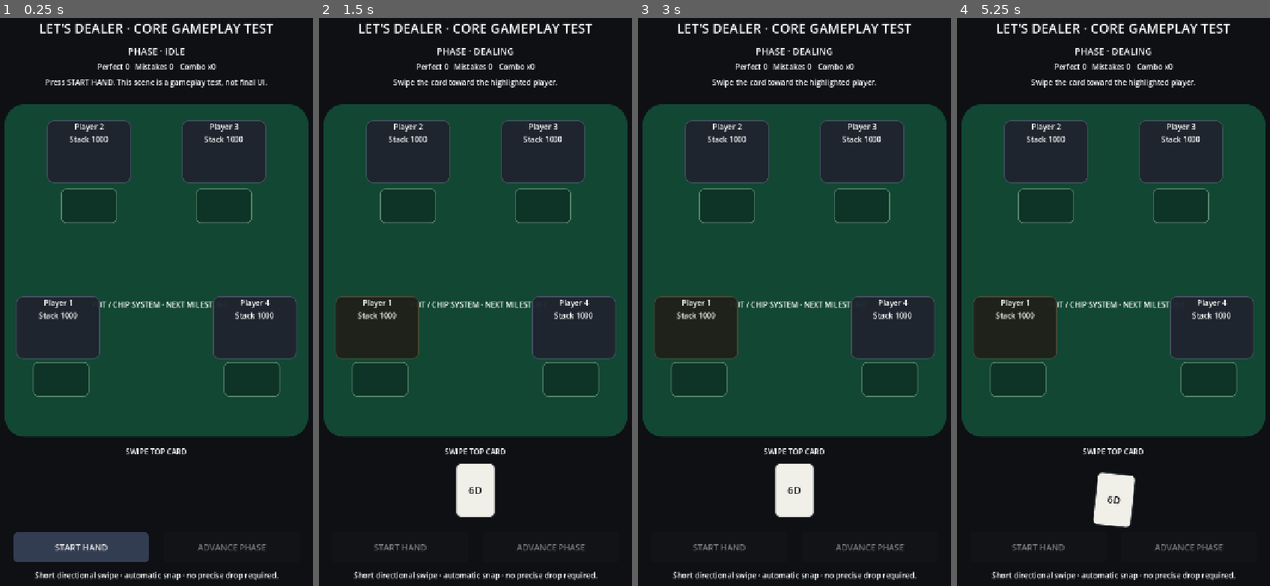
Above: before the commit, frames 1-4 (left to right).
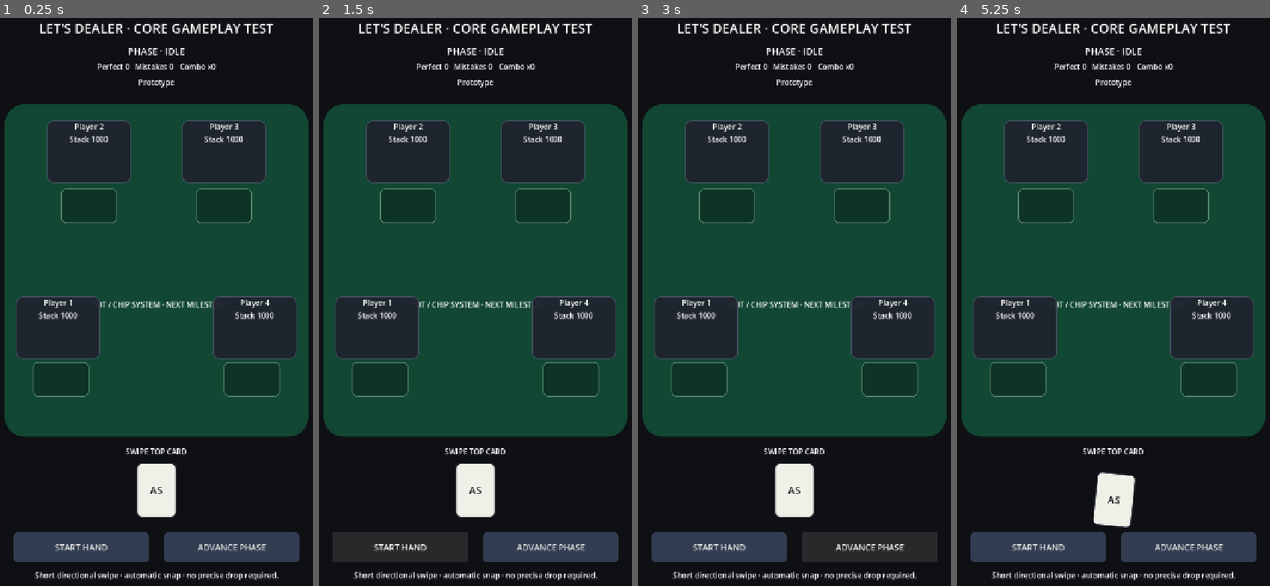
Above: after the commit, the same moments.

Repository: Queenrain9/lets-dealer
Game: Godot game, scene res://scenes/table_test.tscn
Same seed, same stepped clock (60 frames per second), same inputs: the game is played once before the commit and once after it.
Inputs (mouse positions are in pixels of both pictures, inside the frame that each line leads up to):
- Up to frame 1 (0.25 s): no input
- Up to frame 2 (1.5 s): click (550, 546) at 0.5 s, where only the run after the commit has a clickable "ADVANCE PHASE"; click "START HAND" at 1.25 s
- Up to frame 3 (3 s): click (719, 546) at 2 s, where only the run after the commit has a clickable "START HAND"; click (869, 546) at 2.75 s, where only the run after the commit has a clickable "ADVANCE PHASE"
- Up to frame 4 (5.25 s): click (1038, 546) at 3.5 s, where only the run after the commit has a clickable "START HAND"; click (1188, 546) at 4.25 s, where only the run after the commit has a clickable "ADVANCE PHASE"; tap Enter at 5 s; drag from (1113, 489) to (1147, 171) at 5.02 s

The runs differ from the first frame. In frame 1, 4.0% of the frame differs, in the area x 14-96%, y 10-96%; in frame 2, 3.3%; in frame 3, 3.3%; in frame 4, 5.4%, in the area x 4-96%, y 5-96%.
Error after the commit: Invalid access to property or key 'sweep_released' on a base object of type 'null instance'. (res://scripts/gameplay/table_test.gd:69)

Commit message:
feat: add chip sweep and live pot interaction

Diff:
--- a/scripts/gameplay/table_test.gd
+++ b/scripts/gameplay/table_test.gd
@@ -1,12 +1,15 @@
 extends Control
 
-const MIN_SWIPE_DISTANCE: float = 42.0
-const MIN_DIRECTION_SCORE: float = 0.35
+const MIN_CARD_SWIPE_DISTANCE: float = 42.0
+const MIN_CARD_DIRECTION_SCORE: float = 0.35
+const MIN_CHIP_SWEEP_DISTANCE: float = 34.0
+const MIN_CHIP_DIRECTION_SCORE: float = 0.25
 
 @onready var phase_label: Label = $PhaseLabel
 @onready var stats_label: Label = $StatsLabel
 @onready var hint_label: Label = $HintLabel
 @onready var board_row: HBoxContainer = $TableSurface/BoardRow
+@onready var pot_label: Label = $TableSurface/PotLabel
 @onready var card_drag: DraggableCard = $CardDrag
 @onready var start_hand_button: Button = $StartHandButton
 @onready var advance_button: Button = $AdvanceButton
@@ -15,14 +18,20 @@
 var seat_views: Array[SeatView] = []
 var card_zone_panels: Array[Control] = []
 var card_rows: Array[HBoxContainer] = []
+var chip_stacks: Array[SwipeChipStack] = []
 
 func _ready() -> void:
 	var table_config: TableConfig = load("res://data/table_configs/prototype_table.tres") as TableConfig
-	if table_config == null:
-		push_error("Could not load prototype table configuration.")
+	var hand_config: PrototypeHandConfig = load(
+		"res://data/prototype_hands/core_hand_01.tres"
+	) as PrototypeHandConfig
+
+	if table_config == null or hand_config == null:
+		push_error("Could not load prototype gameplay configuration.")
 		return
 
 	game.configure(table_config)
+	game.configure_prototype_hand(hand_config)
 
 	seat_views = [
 		$TableSurface/Seat0,
@@ -45,12 +54,24 @@
 		$TableSurface/CardZone3/Cards,
 	]
 
+	chip_stacks = [
+		$TableSurface/ChipStack0,
+		$TableSurface/ChipStack1,
+		$TableSurface/ChipStack2,
+		$TableSurface/ChipStack3,
+	]
+
 	for seat_view in seat_views:
 		var seat: PlayerSeat = game.table.get_seat(seat_view.seat_index)
 		seat_view.configure(seat.seat_index, seat.display_name, seat.stack)
 
+	for chip_stack in chip_stacks:
+		chip_stack.sweep_released.connect(_on_chip_sweep_released)
+
 	game.phase_changed.connect(_on_phase_changed)
 	game.expected_deal_seat_changed.connect(_on_expected_deal_seat_changed)
+	game.betting_ready.connect(_on_betting_ready)
+	game.bet_collected.connect(_on_bet_collected)
 	game.mistake_recorded.connect(_on_mistake_recorded)
 	game.hand_completed.connect(_on_hand_completed)
 
@@ -59,6 +80,10 @@
 	advance_button.pressed.connect(_on_advance_pressed)
 
 	card_drag.disarm()
+	for chip_stack in chip_stacks:
+		chip_stack.disarm()
+
+	_refresh_pot()
 	_refresh_ui()
 	hint_label.text = "Press START HAND. This scene is a gameplay test, not final UI."
 
@@ -67,16 +92,23 @@
 	game.start_hand()
 	_arm_next_card()
 	hint_label.text = "Swipe the card toward the highlighted player."
+	_refresh_all_seat_views()
+	_refresh_pot()
 	_refresh_ui()
 
 func _on_advance_pressed() -> void:
-	game.advance_prototype_phase()
+	if not game.advance_prototype_phase():
+		if game.table.hand.phase == HandState.Phase.BETTING_PREFLOP:
+			hint_label.text = "Collect every betting stack into the pot first."
+		_refresh_ui()
+		return
+
 	_refresh_board()
 	_refresh_ui()
 
 	match game.table.hand.phase:
 		HandState.Phase.FLOP:
-			hint_label.text = "Flop opened. Betting/chip handling is the next milestone."
+			hint_label.text = "Flop opened. Postflop betting is still placeholder."
 		HandState.Phase.TURN:
 			hint_label.text = "Turn opened."
 		HandState.Phase.RIVER:
@@ -84,7 +116,7 @@
 		HandState.Phase.SHOWDOWN:
 			hint_label.text = "Showdown hook reached. Hand ranking is still placeholder."
 		HandState.Phase.PAYOUT:
-			hint_label.text = "Payout hook reached. Manual chip payout comes next."
+			hint_label.text = "Payout hook reached. Manual pot payout comes next."
 		HandState.Phase.COMPLETE:
 			hint_label.text = "Hand complete. Start the next hand."
 
@@ -94,12 +126,12 @@
 		return
 
 	var swipe_delta: Vector2 = end_position - start_position
-	if swipe_delta.length() < MIN_SWIPE_DISTANCE:
+	if swipe_delta.length() < MIN_CARD_SWIPE_DISTANCE:
 		card_drag.snap_home()
 		hint_label.text = "Use a short swipe toward the highlighted player."
 		return
 
-	var target_seat_index: int = _resolve_swipe_target(start_position, end_position)
+	var target_seat_index: int = _resolve_card_swipe_target(start_position, end_position)
 	if target_seat_index < 0:
 		card_drag.snap_home()
 		hint_label.text = "Swipe toward a player, then release."
@@ -115,23 +147,78 @@
 	var dealt_card_id: String = String(seat.hole_cards.back())
 	var flight_start: Vector2 = card_drag.global_position
 
-	# The deck card must be ready for the next deal immediately.
-	# A separate transient visual handles the flight animation so input is never
-	# locked behind a tween/await from the previous card.
 	card_drag.snap_home()
 	_arm_next_card()
 	_animate_dealt_card_to_zone(target_seat_index, dealt_card_id, flight_start)
 
 	if game.table.hand.phase == HandState.Phase.DEALING:
 		hint_label.text = "Good. Swipe the next card toward the highlighted player."
+
+	_refresh_ui()
+
+func _on_betting_ready() -> void:
+	_refresh_all_seat_views()
+	_refresh_pot()
+
+	for seat_index in range(chip_stacks.size()):
+		var seat: PlayerSeat = game.table.get_seat(seat_index)
+		chip_stacks[seat_index].arm(seat.current_bet)
+
+	hint_label.text = "Bets are in. Sweep each chip stack toward the center pot."
+	_refresh_ui()
+
+func _on_chip_sweep_released(
+	seat_index: int,
+	start_position: Vector2,
+	end_position: Vector2
+) -> void:
+	if game.table.hand.phase != HandState.Phase.BETTING_PREFLOP:
+		return
+
+	var chip_stack: SwipeChipStack = chip_stacks[seat_index]
+	var sweep_delta: Vector2 = end_position - start_position
+
+	if sweep_delta.length() < MIN_CHIP_SWEEP_DISTANCE:
+		chip_stack.snap_home()
+		hint_label.text = "Sweep the chips toward the center pot."
+		return
+
+	var pot_center: Vector2 = pot_label.get_global_rect().get_center()
+	var target_vector: Vector2 = pot_center - start_position
+
+	if target_vector.length_squared() <= 0.001:
+		chip_stack.snap_home()
+		return
+
+	var direction_score: float = sweep_delta.normalized().dot(target_vector.normalized())
+	if direction_score < MIN_CHIP_DIRECTION_SCORE:
+		chip_stack.snap_home()
+		hint_label.text = "Move that betting stack toward POT."
+		return
+
+	var seat: PlayerSeat = game.table.get_seat(seat_index)
+	var amount: int = seat.current_bet
+	var flight_start: Vector2 = chip_stack.global_position
+
+	if not game.try_collect_bet_from_seat(seat_index):
+		chip_stack.snap_home()
+		return
+
+	chip_stack.disarm()
+	_animate_chip_to_pot(amount, flight_start)
+	_refresh_all_seat_views()
+	_refresh_pot()
+	_refresh_ui()
+
+func _on_bet_collected(_seat_index: int, _amount: int, pot_total: int) -> void:
+	if game.all_bets_collected():
+		hint_label.text = "Pot complete: %d. Open the flop." % pot_total
 	else:
-		hint_label.text = "Hole cards complete. Prototype betting phase is ready."
-
-	_refresh_ui()
-
-func _resolve_swipe_target(start_position: Vector2, end_position: Vector2) -> int:
+		hint_label.text = "Good. Collect the remaining betting stacks."
+
+func _resolve_card_swipe_target(start_position: Vector2, end_position: Vector2) -> int:
 	var swipe_vector: Vector2 = end_position - start_position
-	if swipe_vector.length() < MIN_SWIPE_DISTANCE:
+	if swipe_vector.length() < MIN_CARD_SWIPE_DISTANCE:
 		return -1
 
 	var swipe_direction: Vector2 = swipe_vector.normalized()
@@ -149,7 +236,7 @@
 			best_score = score
 			best_index = index
 
-	if best_score < MIN_DIRECTION_SCORE:
+	if best_score < MIN_CARD_DIRECTION_SCORE:
 		return -1
 
 	return best_index
@@ -185,6 +272,21 @@
 	if is_instance_valid(flying_card):
 		flying_card.queue_free()
 	_add_card_to_zone(seat_index, card_id)
+
+func _animate_chip_to_pot(amount: int, start_global_position: Vector2) -> void:
+	var flying_chip: PanelContainer = _build_chip_panel(amount)
+	add_child(flying_chip)
+	flying_chip.z_index = 18
+	flying_chip.global_position = start_global_position
+
+	var target_center: Vector2 = pot_label.get_global_rect().get_center()
+	var target_position: Vector2 = target_center - (flying_chip.size * 0.5)
+
+	var tween: Tween = create_tween()
+	tween.set_trans(Tween.TRANS_QUAD)
+	tween.set_ease(Tween.EASE_IN_OUT)
+	tween.tween_property(flying_chip, "global_position", target_position, 0.14)
+	tween.finished.connect(flying_chip.queue_free, CONNECT_ONE_SHOT)
 
 func _add_card_to_zone(seat_index: int, card_id: String) -> void:
 	var card_panel: PanelContainer = _build_card_panel(card_id, Vector2(44, 58))
@@ -218,6 +320,32 @@
 
 	return card_panel
 
+func _build_chip_panel(amount: int) -> PanelContainer:
+	var chip_panel: PanelContainer = PanelContainer.new()
+	chip_panel.custom_minimum_size = Vector2(70, 46)
+	chip_panel.size = Vector2(70, 46)
+	chip_panel.mouse_filter = Control.MOUSE_FILTER_IGNORE
+
+	var chip_style: StyleBoxFlat = StyleBoxFlat.new()
+	chip_style.bg_color = Color(0.62, 0.16, 0.15, 1.0)
+	chip_style.border_width_left = 3
+	chip_style.border_width_top = 3
+	chip_style.border_width_right = 3
+	chip_style.border_width_bottom = 3
+	chip_style.border_color = Color(0.95, 0.75, 0.45, 1.0)
+	chip_style.corner_radius_top_left = 22
+	chip_style.corner_radius_top_right = 22
+	chip_style.corner_radius_bottom_left = 22
+	chip_style.corner_radius_bottom_right = 22
+	chip_panel.add_theme_stylebox_override("panel", chip_style)
+
+	var amount_label: Label = Label.new()
+	amount_label.text = str(amount)
+	amount_label.horizontal_alignment = HORIZONTAL_ALIGNMENT_CENTER
+	amount_label.vertical_alignment = VERTICAL_ALIGNMENT_CENTER
+	chip_panel.add_child(amount_label)
+	return chip_panel
+
 func _on_phase_changed(_phase: int) -> void:
 	_refresh_ui()
 
@@ -252,6 +380,9 @@
 		for child in card_row.get_children():
 			child.queue_free()
 
+	for chip_stack in chip_stacks:
+		chip_stack.disarm()
+
 	_clear_board()
 
 func _clear_board() -> void:
@@ -272,6 +403,14 @@
 		card_panel.add_child(card_label)
 
 		board_row.add_child(card_panel)
+
+func _refresh_all_seat_views() -> void:
+	for seat_view in seat_views:
+		var seat: PlayerSeat = game.table.get_seat(seat_view.seat_index)
+		seat_view.configure(seat.seat_index, seat.display_name, seat.stack)
+
+func _refresh_pot() -> void:
+	pot_label.text = "POT  %d" % game.table.hand.pot.total_amount()
 
 func _refresh_ui() -> void:
 	phase_label.text = "PHASE · " + game.get_phase_label()
@@ -286,11 +425,28 @@
 	start_hand_button.disabled = not can_start
 	start_hand_button.text = "NEXT HAND" if phase == HandState.Phase.COMPLETE else "START HAND"
 
-	advance_button.disabled = (
-		phase == HandState.Phase.IDLE
-		or phase == HandState.Phase.DEALING
-		or phase == HandState.Phase.COMPLETE
-	)
+	match phase:
+		HandState.Phase.BETTING_PREFLOP:
+			advance_button.text = "OPEN FLOP"
+			advance_button.disabled = not game.all_bets_collected()
+		HandState.Phase.FLOP:
+			advance_button.text = "OPEN TURN"
+			advance_button.disabled = false
+		HandState.Phase.TURN:
+			advance_button.text = "OPEN RIVER"
+			advance_button.disabled = false
+		HandState.Phase.RIVER:
+			advance_button.text = "SHOWDOWN"
+			advance_button.disabled = false
+		HandState.Phase.SHOWDOWN:
+			advance_button.text = "PAYOUT"
+			advance_button.disabled = false
+		HandState.Phase.PAYOUT:
+			advance_button.text = "END HAND"
+			advance_button.disabled = false
+		_:
+			advance_button.text = "ADVANCE PHASE"
+			advance_button.disabled = true
 
 	if phase == HandState.Phase.DEALING:
 		_on_expected_deal_seat_changed(game.expected_deal_seat())
